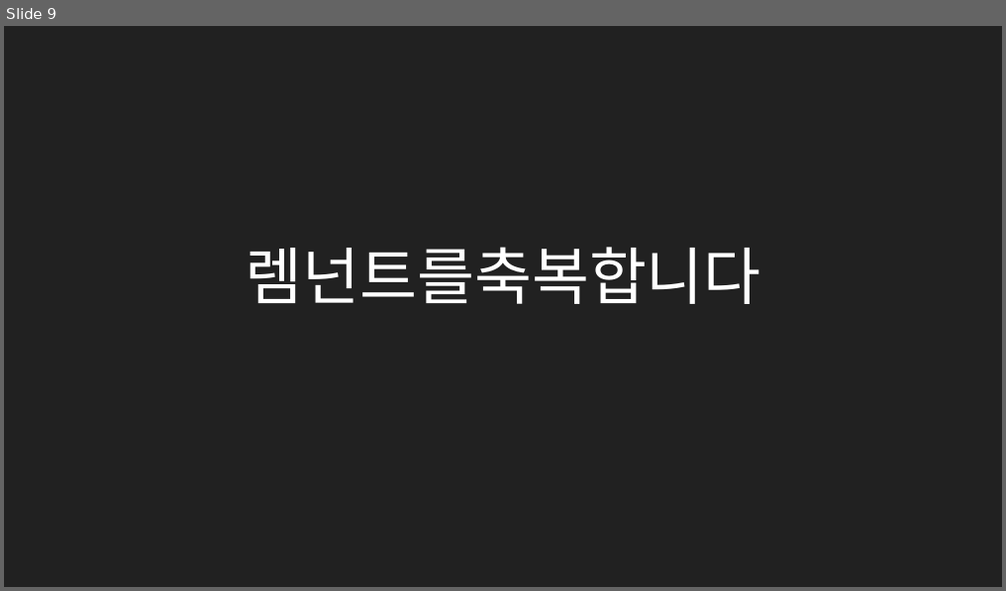
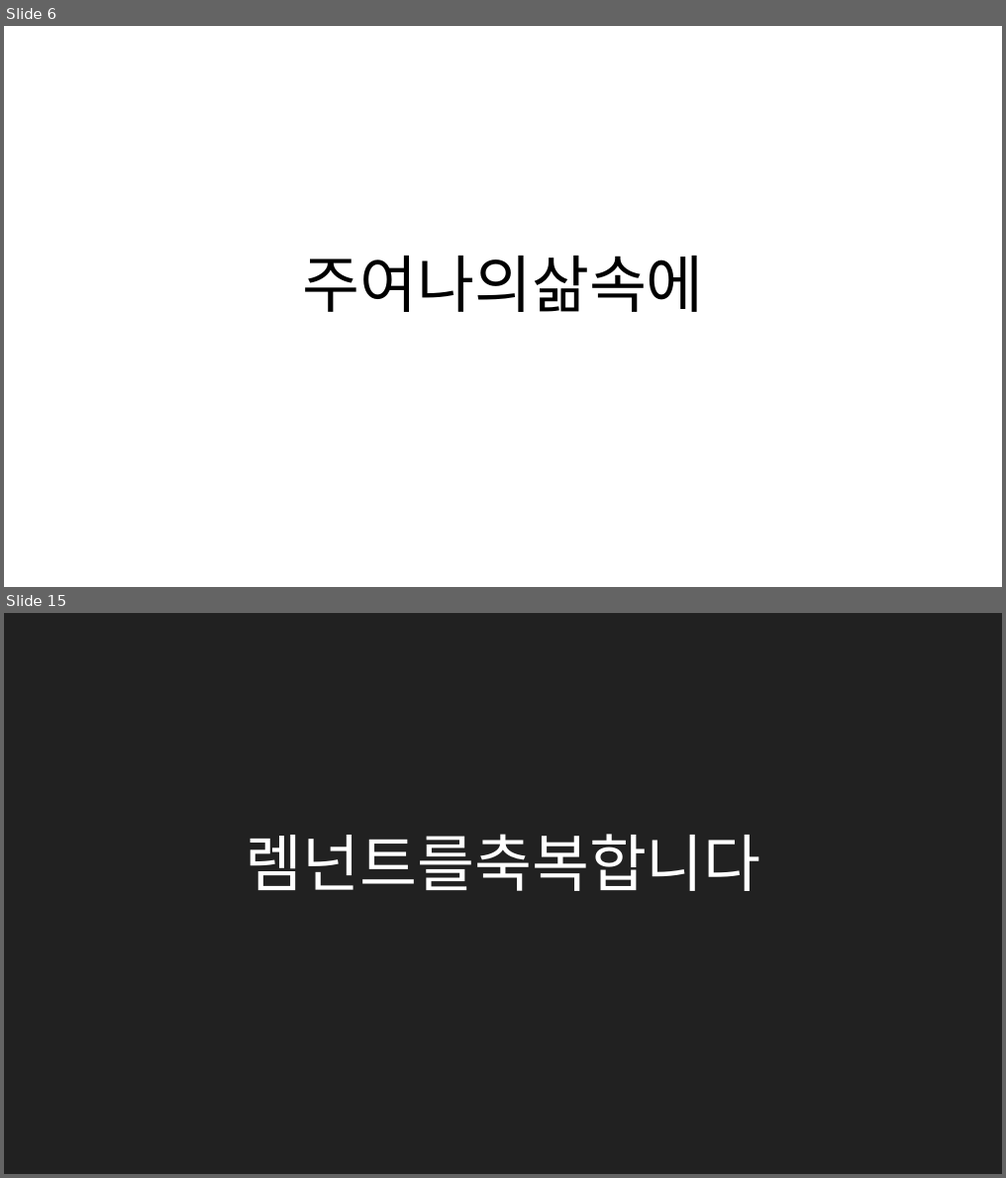
Before and after one commit to MiniMinja/ForSunday, a slide deck: postwor.pptx. Shown one above the other, each under a label of ours: slide 9 before the commit, slides 6 and 15 after it; the slides between them are not shown. The pictures are 1006x591 and 1006x1178 pixels, drawn with LibreOffice and Linux fonts; fonts in the diff are those of the drawing. Boxes give left, top, right and bottom in pixels: in the first picture for what was removed or moved away, otherwise in the second. Text is boxed around its words. In the diff, an @@ line names an element or a change of style, - is before the commit and + after.

```diff
--- a/postwor.pptx
+++ b/postwor.pptx
@@ slide 6 added at (4,26,1002,587), background #FFFFFF @@
@@ title added at (302,256,704,312), 45 pt, text #000000 @@
+주여나의삶속에
@@ what was slide 9 is now slide 15 @@
```
Also in this commit, not shown: 1 slide changed, 22 other slides added, 11 slides removed.
